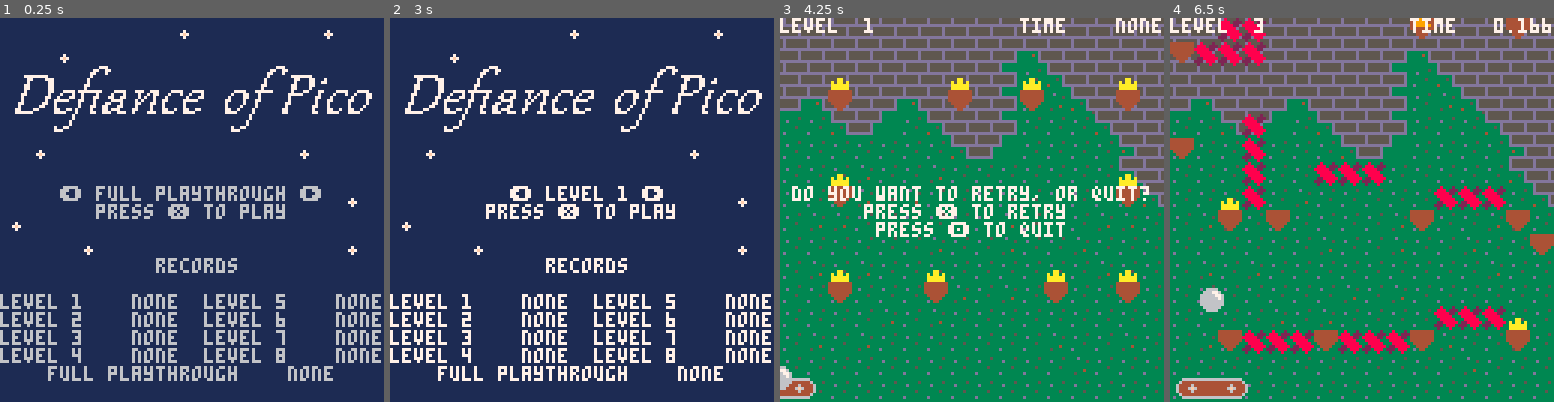
Above: before the commit, frames 1-4 (left to right).
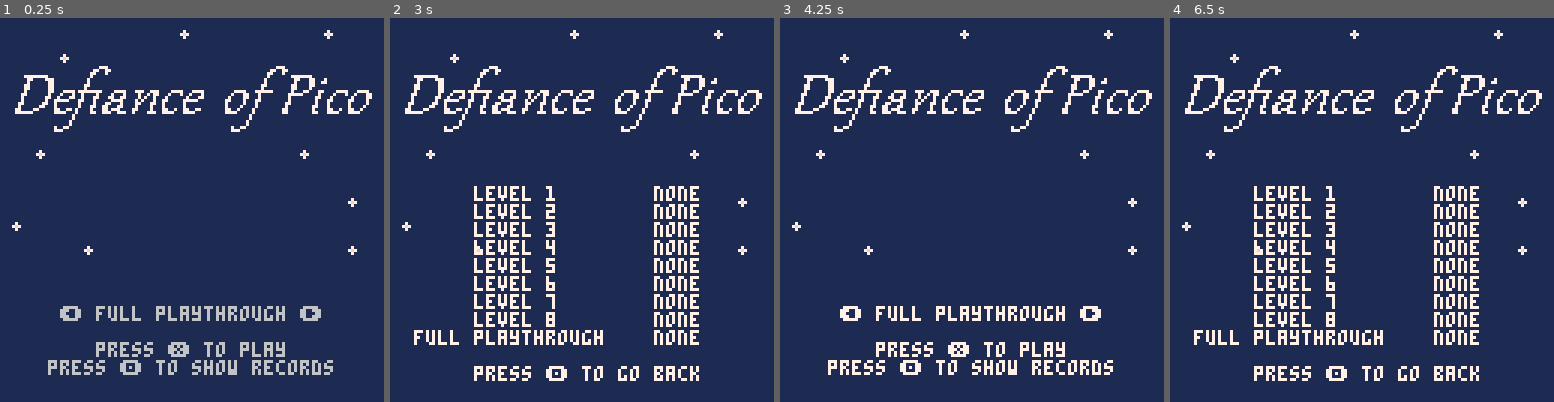
Above: after the commit, the same moments.

Repository: cinghycreations/defiance_of_pico
Game: PICO-8 cartridge defiance.p8
Same seed, same stepped clock (60 frames per second), same inputs: the game is played once before the commit and once after it.
Inputs:
- Up to frame 1 (0.25 s): no input
- Up to frame 2 (3 s): tap X (X key) at 0.33, 1.07, 1.85, 2.97 s; tap O (Z key) at 0.7, 1.7, 2.1, 2.5, 2.9 s; hold Right 1.6-2.1 s; hold Right from 2.47 s (still down)
- Up to frame 3 (4.25 s): release Right at 3.03 s; hold Left 3.08-3.58 s; tap O (Z key) at 3.3, 3.7, 4.1 s; hold Right from 4.02 s (still down); tap X (X key) at 4.08 s
- Up to frame 4 (6.5 s): tap O (Z key) every 0.4 s from 4.5 to 6.1 s; release Right at 4.68 s; hold Left 5.08-5.68 s; tap X (X key) at 5.2, 6.32 s; hold Right from 6.08 s (still down)

The runs differ from the first frame. In frame 1, 8.9% of the frame differs, in the area x 0-100%, y 43-95%; in frame 2, 11%; in frame 3, 100%, in the area x 0-100%, y 0-100%; in frame 4, 100%.

Commit message:
Put records in a separate page

Diff:
--- a/defiance.lua
+++ b/defiance.lua
@@ -5,6 +5,7 @@
 local TILE_SPIKES = 4
 
 local PAGE_SPLASH = 0
+local PAGE_RECORDS = 5
 local PAGE_SESSION = 1
 local PAGE_SUCCESS = 2
 local PAGE_FAIL = 3
@@ -20,7 +21,7 @@
 local current_session = nil
 
 local splash_selected_level = 0
-local splash_level_records = nil
+local records_page_data = nil
 
 local dbg = {
 	start_level = nil,
@@ -241,7 +242,6 @@
 	else
 		current_session = {}
 		page = PAGE_SPLASH
-		splash_level_records = nil
 		next_page = nil
 	end
 end
@@ -251,14 +251,6 @@
 	next_page = nil
 
 	if page == PAGE_SPLASH then
-		if splash_level_records == nil then
-			splash_level_records = {}
-			splash_level_records[ALL_LEVELS_SCORE_SLOT] = dget( ALL_LEVELS_SCORE_SLOT )
-			for level = 1, #levels do
-				splash_level_records[level] = dget( level )
-			end
-		end
-
 		if btnp(⬅️) then
 			splash_selected_level = clamp( splash_selected_level - 1, 0, #levels )
 		elseif btnp(➡️) then
@@ -270,6 +262,21 @@
 				current_session = session_init( MODE_SINGLE_LEVEL, splash_selected_level )
 			end
 			next_page = PAGE_SESSION
+		elseif btnp(🅾️) then
+			next_page = PAGE_RECORDS
+			records_page_data = nil
+		end
+	elseif page == PAGE_RECORDS then
+		if records_page_data == nil then
+			records_page_data = {}
+			records_page_data[ALL_LEVELS_SCORE_SLOT] = dget( ALL_LEVELS_SCORE_SLOT )
+			for level = 1, #levels do
+				records_page_data[level] = dget( level )
+			end
+		end
+
+		if btnp(🅾️) then
+			next_page = PAGE_SPLASH
 		end
 	elseif page == PAGE_SESSION then
 		session_update( current_session )
@@ -288,12 +295,10 @@
 
 		if btnp(🅾️) then
 			next_page = PAGE_SPLASH
-			splash_level_records = nil
 		elseif btnp(❎) then
 			if current_session.mode == MODE_ALL_LEVELS then
 				if current_session.level + 1 > #levels then
 					next_page = PAGE_SPLASH
-					splash_level_records = nil
 				else
 					current_session = session_init( current_session.mode, current_session.level + 1, current_session.frames )
 					next_page = PAGE_SESSION
@@ -313,7 +318,6 @@
 			next_page = PAGE_SESSION
 		elseif btnp(🅾️) then
 			next_page = PAGE_SPLASH
-			splash_level_records = nil
 		end
 	elseif page == PAGE_REPEAT then
 		if btnp(❎) then
@@ -325,7 +329,6 @@
 			next_page = PAGE_SESSION
 		elseif btnp(🅾️) then
 			next_page = PAGE_SPLASH
-			splash_level_records = nil
 		end
 	end
 end
@@ -333,25 +336,26 @@
 function _draw()
 	if page == PAGE_SPLASH then
 		cls()
-		camera( 0, 0 )
-		cursor( 0, 0 )
 		map( 48, 0, 0, 0, 16, 16 )
-		cursor( 0, 7 * 8 )
+		cursor( 0, 12 * 8 )
 		if splash_selected_level == 0 then
 			print( '     ⬅️ full playthrough ➡️' )
 		else
 			print( '          ⬅️ level ' .. splash_selected_level .. ' ➡️' )
 		end
+		print( '' )
 		print( '        press ❎ to play' )
+		print( '    press 🅾️ to show records' )
+	elseif page == PAGE_RECORDS then
+		cls()
+		map( 48, 0, 0, 0, 16, 16 )
+		cursor( 0, 7 * 8 )
+		for level = 1, #levels do
+			print( '       level ' .. level .. '     ' .. format_time( records_page_data[level] ) )
+		end
+		print( '  full playthrough ' .. format_time( records_page_data[ALL_LEVELS_SCORE_SLOT] ) )
 		print( '' )
-		print( '' )
-		print( '             records' )
-		print( '' )
-		print( 'level 1 ' .. format_time( splash_level_records[1] ) .. '  level 5 ' .. format_time( splash_level_records[5] ) )
-		print( 'level 2 ' .. format_time( splash_level_records[2] ) .. '  level 6 ' .. format_time( splash_level_records[6] ) )
-		print( 'level 3 ' .. format_time( splash_level_records[3] ) .. '  level 7 ' .. format_time( splash_level_records[7] ) )
-		print( 'level 4 ' .. format_time( splash_level_records[4] ) .. '  level 8 ' .. format_time( splash_level_records[8] ) )
-		print( '    full playthrough ' .. format_time( splash_level_records[ALL_LEVELS_SCORE_SLOT] ) )
+		print( '       press 🅾️ to go back' )
 	elseif page == PAGE_SESSION then
 		session_draw( current_session )
 	elseif page == PAGE_SUCCESS then
